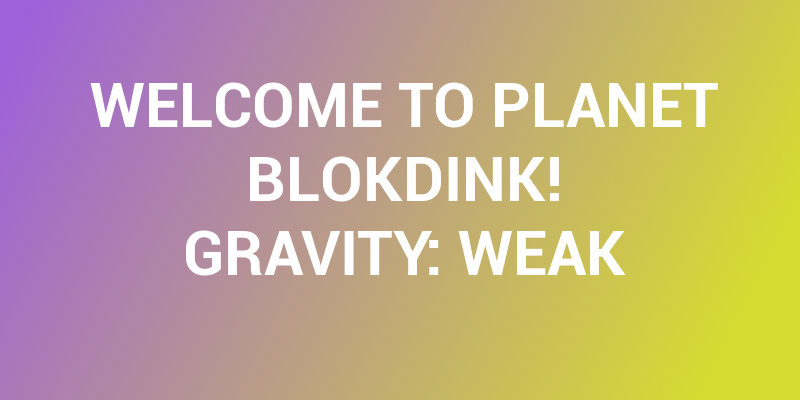
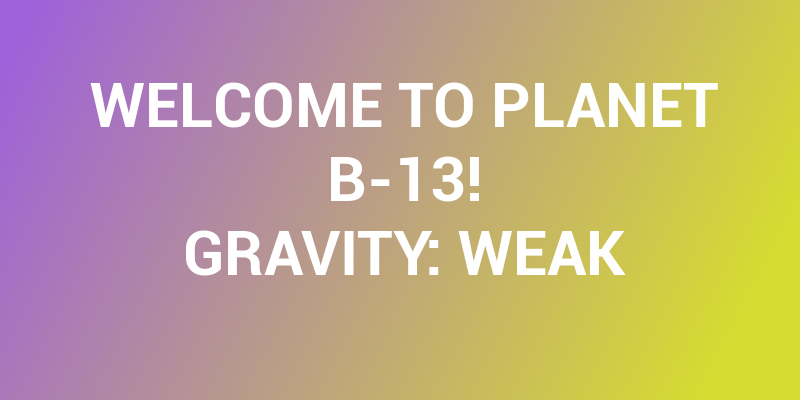
Layer changes from the first 800x400 image to the second:
renamed "WELCOME TO PLANET BLOKDINK! ..." to "WELCOME TO PLANET B-13! ...", painted on it over [250, 156, 559, 202]
